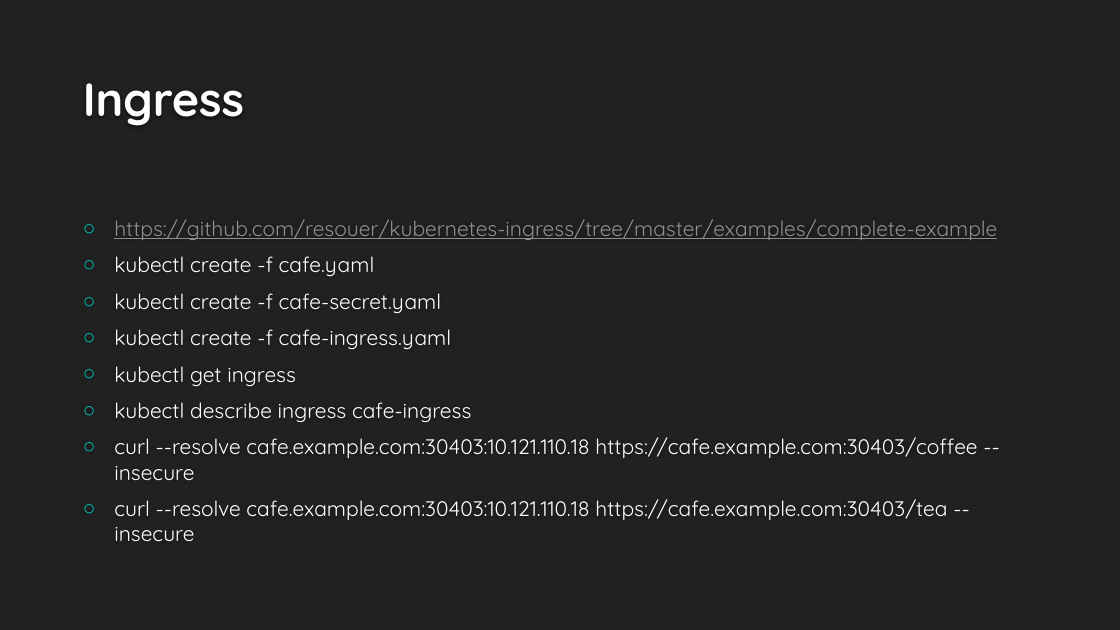
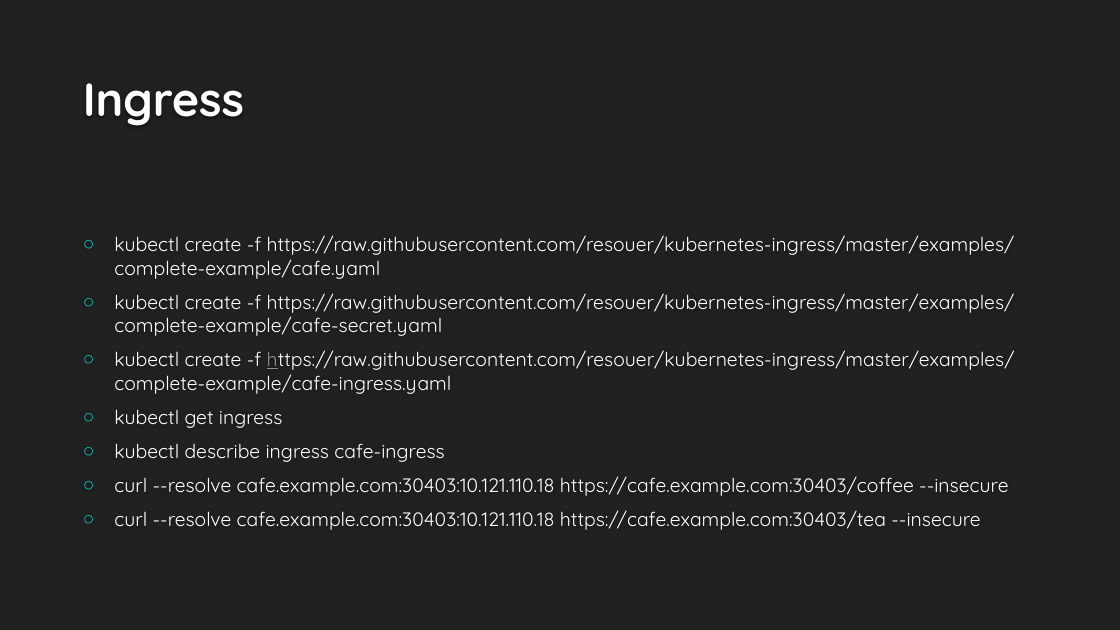
Before and after one commit to airuitian/CloudNative, a slide deck: slide 14 of kubernetes/k8s006.pptx. Drawn at 1120x630 pixels with LibreOffice and Linux fonts; fonts in the diff are those of the drawing; background and template pictures are left out. Boxes give left, top, right and bottom in pixels: in the first picture for what was removed or moved away, otherwise in the second. Text is boxed around its words. In the diff, an @@ line names an element or a change of style, - is before the commit and + after.

Commit message:
006

```diff
--- a/kubernetes/k8s006.pptx
+++ b/kubernetes/k8s006.pptx
@@ text at bbox=[114, 235, 1015, 394]: text changed; size 18 to 16.6 pt @@
-○ https://github.com/resouer/kubernetes-ingress/tree/master/examples/complete-example
-○ kubectl create -f cafe.yaml
-○ kubectl create -f cafe-secret.yaml
-○ kubectl create -f cafe-ingress.yaml
+○ kubectl create -f https://raw.githubusercontent.com/resouer/kubernetes-ingress/master/examples/complete-example/cafe.yaml
+○ kubectl create -f https://raw.githubusercontent.com/resouer/kubernetes-ingress/master/examples/complete-example/cafe-secret.yaml
+○ kubectl create -f https://raw.githubusercontent.com/resouer/kubernetes-ingress/master/examples/complete-example/cafe-ingress.yaml
@@ text at bbox=[114, 409, 1008, 530]: size 18 to 16.6 pt in "kubectl get ingress", "kubectl describe ingress cafe-ingress", "curl --resolve cafe.example.com:30403:10.121.110.18 https:// ...", "curl --resolve cafe.example.com:30403:10.121.110.18 https:// ..." @@
```
Also in this commit, not shown: 1 other slide changed.
